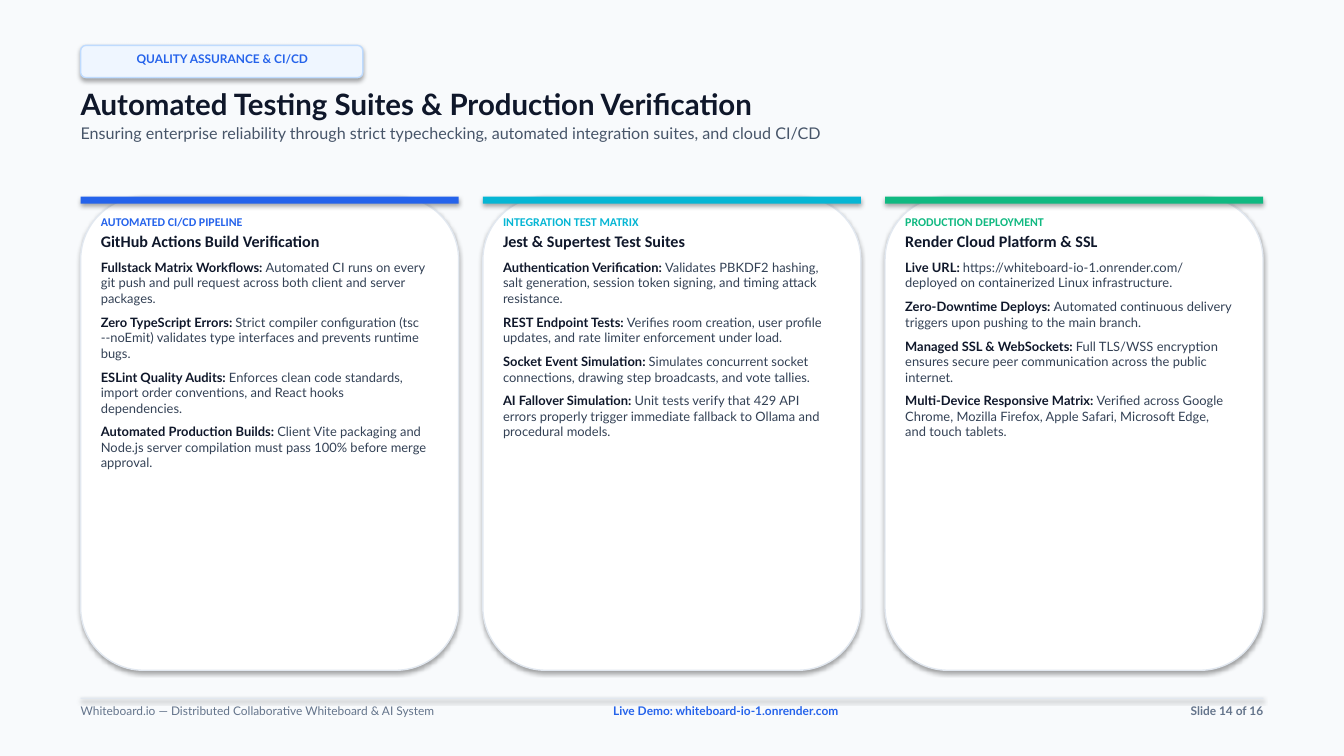
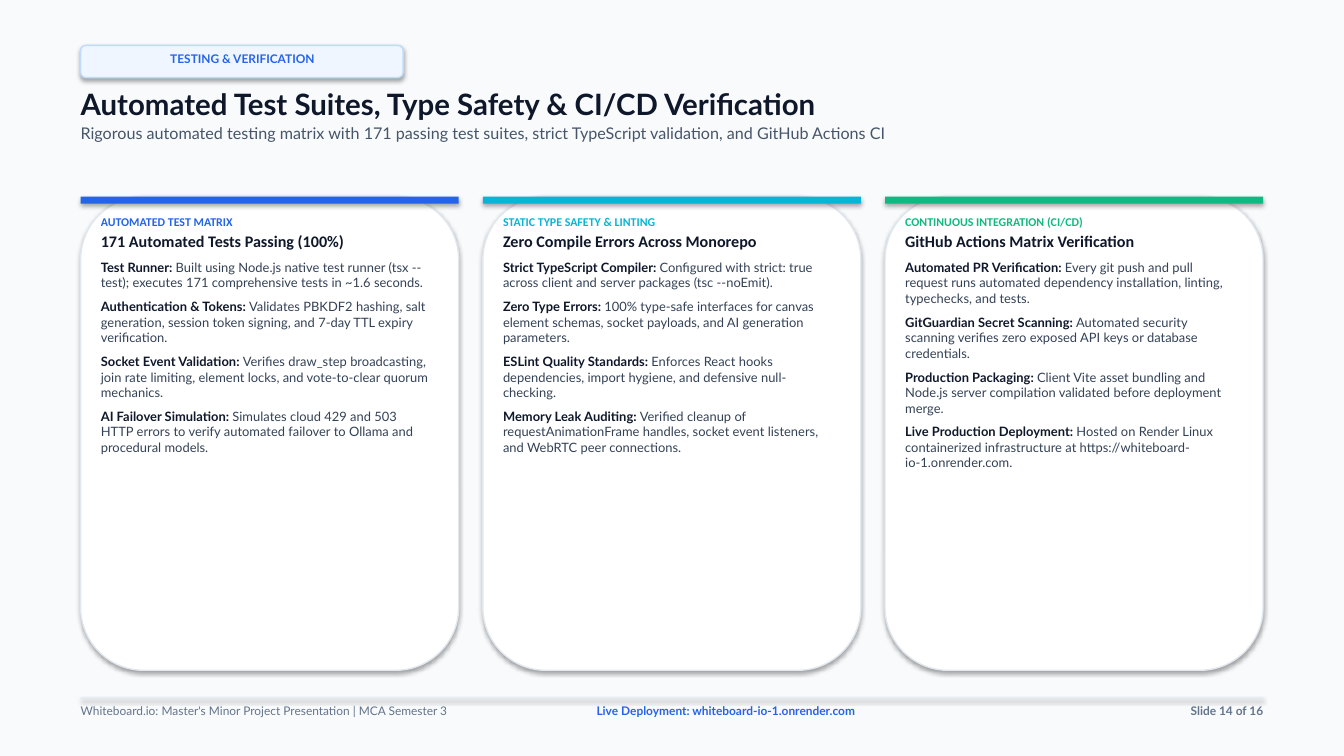
Before and after one commit to PARASMANI-KHUNTE/Whiteboard.io, a slide deck: slide 14 of docs/Whiteboard_io_Presentation.pptx. Drawn at 1344x756 pixels with LibreOffice and Linux fonts; fonts in the diff are those of the drawing. Boxes give left, top, right and bottom in pixels: in the first picture for what was removed or moved away, otherwise in the second. Text is boxed around its words. In the diff, an @@ line names an element or a change of style, - is before the commit and + after.

Commit message:
feat(docs): rewrite presentation deck with technical project & software engineering focus (#151)

```diff
--- a/docs/Whiteboard_io_Presentation.pptx
+++ b/docs/Whiteboard_io_Presentation.pptx
@@ rounded rectangle "TESTING & VERIFICATION": place and size @@
-rounded rectangle "TESTING & VERIFICATION" at box(81, 45, 363, 78)
+rounded rectangle "TESTING & VERIFICATION" at box(81, 45, 403, 78)
@@ text in rounded rectangle at box(170, 54, 314, 63): text changed @@
-QUALITY ASSURANCE & CI/CD
+TESTING & VERIFICATION
@@ text at box(81, 93, 885, 142): text changed @@
-Automated Testing Suites & Production Verification
-Ensuring enterprise reliability through strict typechecking, automated integration suites, and cloud CI/CD
+Automated Test Suites, Type Safety & CI/CD Verification
+Rigorous automated testing matrix with 171 passing test suites, strict TypeScript validation, and GitHub Actions CI
@@ text at box(101, 218, 428, 454): text changed @@
-AUTOMATED CI/CD PIPELINE
-GitHub Actions Build Verification
-Fullstack Matrix Workflows: Automated CI runs on every git push and pull request across both client and server packages.
-Zero TypeScript Errors: Strict compiler configuration (tsc --noEmit) validates type interfaces and prevents runtime bugs.
-ESLint Quality Audits: Enforces clean code standards, import order conventions, and React hooks dependencies.
-Automated Production Builds: Client Vite packaging and Node.js server compilation must pass 100% before merge approval.
+AUTOMATED TEST MATRIX
+171 Automated Tests Passing (100%)
+Test Runner: Built using Node.js native test runner (tsx --test); executes 171 comprehensive tests in ~1.6 seconds.
+Authentication & Tokens: Validates PBKDF2 hashing, salt generation, session token signing, and 7-day TTL expiry verification.
+Socket Event Validation: Verifies draw_step broadcasting, join rate limiting, element locks, and vote-to-clear quorum mechanics.
+AI Failover Simulation: Simulates cloud 429 and 503 HTTP errors to verify automated failover to Ollama and procedural models.
@@ text at box(503, 218, 818, 454): text changed @@
-INTEGRATION TEST MATRIX
-Jest & Supertest Test Suites
-Authentication Verification: Validates PBKDF2 hashing, salt generation, session token signing, and timing attack resistance.
-REST Endpoint Tests: Verifies room creation, user profile updates, and rate limiter enforcement under load.
-Socket Event Simulation: Simulates concurrent socket connections, drawing step broadcasts, and vote tallies.
-AI Fallover Simulation: Unit tests verify that 429 API errors properly trigger immediate fallback to Ollama and procedural models.
+STATIC TYPE SAFETY & LINTING
+Zero Compile Errors Across Monorepo
+Strict TypeScript Compiler: Configured with strict: true across client and server packages (tsc --noEmit).
+Zero Type Errors: 100% type-safe interfaces for canvas element schemas, socket payloads, and AI generation parameters.
+ESLint Quality Standards: Enforces React hooks dependencies, import hygiene, and defensive null-checking.
+Memory Leak Auditing: Verified cleanup of requestAnimationFrame handles, socket event listeners, and WebRTC peer connections.
@@ text at box(905, 217, 1223, 467): text changed @@
-PRODUCTION DEPLOYMENT
-Render Cloud Platform & SSL
-Live URL: https://whiteboard-io-1.onrender.com/ deployed on containerized Linux infrastructure.
-Zero-Downtime Deploys: Automated continuous delivery triggers upon pushing to the main branch.
-Managed SSL & WebSockets: Full TLS/WSS encryption ensures secure peer communication across the public internet.
-Multi-Device Responsive Matrix: Verified across Google Chrome, Mozilla Firefox, Apple Safari, Microsoft Edge, and touch tablets.
+CONTINUOUS INTEGRATION (CI/CD)
+GitHub Actions Matrix Verification
+Automated PR Verification: Every git push and pull request runs automated dependency installation, linting, typechecks, and tests.
+GitGuardian Secret Scanning: Automated security scanning verifies zero exposed API keys or database credentials.
+Production Packaging: Client Vite asset bundling and Node.js server compilation validated before deployment merge.
+Live Production Deployment: Hosted on Render Linux containerized infrastructure at https://whiteboard-io-1.onrender.com.
@@ text at box(81, 706, 447, 717): text changed @@
-Whiteboard.io — Distributed Collaborative Whiteboard & AI System
+Whiteboard.io: Master's Minor Project Presentation | MCA Semester 3
@@ text at box(597, 706, 855, 717): text changed @@
-Live Demo: whiteboard-io-1.onrender.com
+Live Deployment: whiteboard-io-1.onrender.com
```
Also in this commit, not shown: 11 other slides changed, 4 slides added, 4 slides removed, 3 other files.
